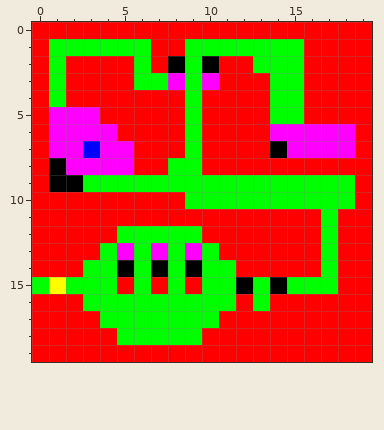
Pixel-art sprite -- gfx/devLevel.png. The picture above was drawn from the file before the commit.
The file is 20x20 pixels. Colours within 5 levels of each other are drawn and written as one.
After:
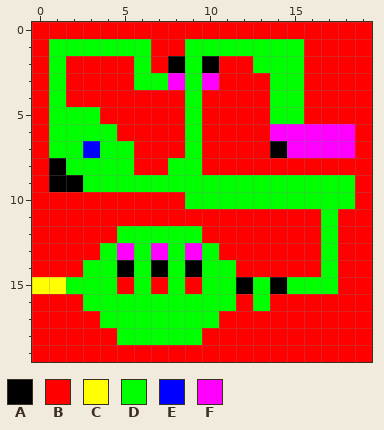
Palette (. is transparent): A #000000  B #ff0000  C #ffff00  D #00ff00  E #0000ff  F #ff00ff
From old to new:
Colour D becomes colour C in row 15 at x 0.
Colour F becomes colour D in row 5 at x 1 to 3; in row 6 at x 1 to 4; in row 7 at x 1 to 2 and 4 to 5; in row 8 at x 2 to 5.
Boxes around the changes in both pictures, in picture pixels (x1, y1, x2, y2):
changed: (49, 107, 134, 175)
changed: (32, 277, 49, 294)
